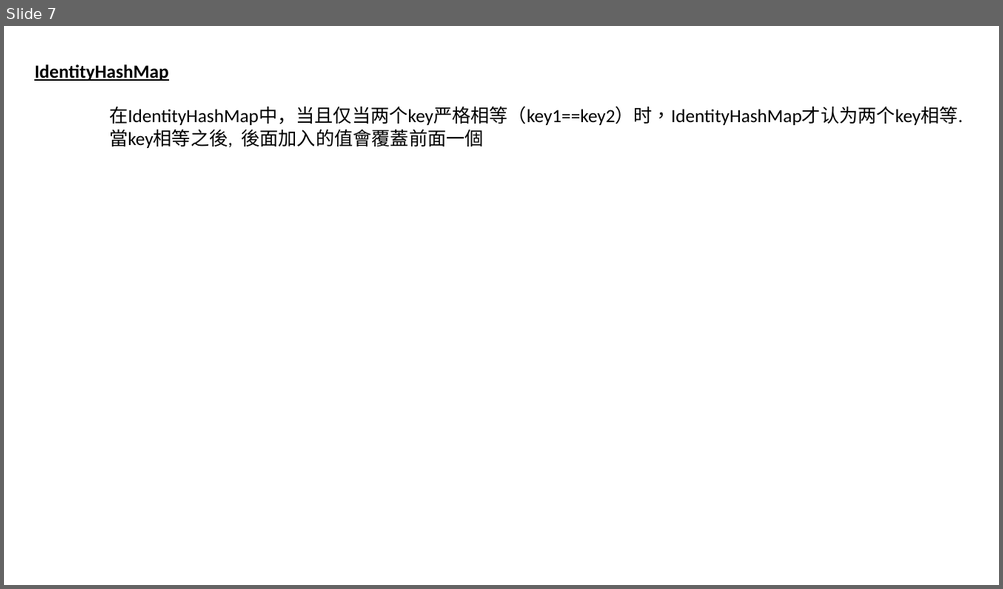
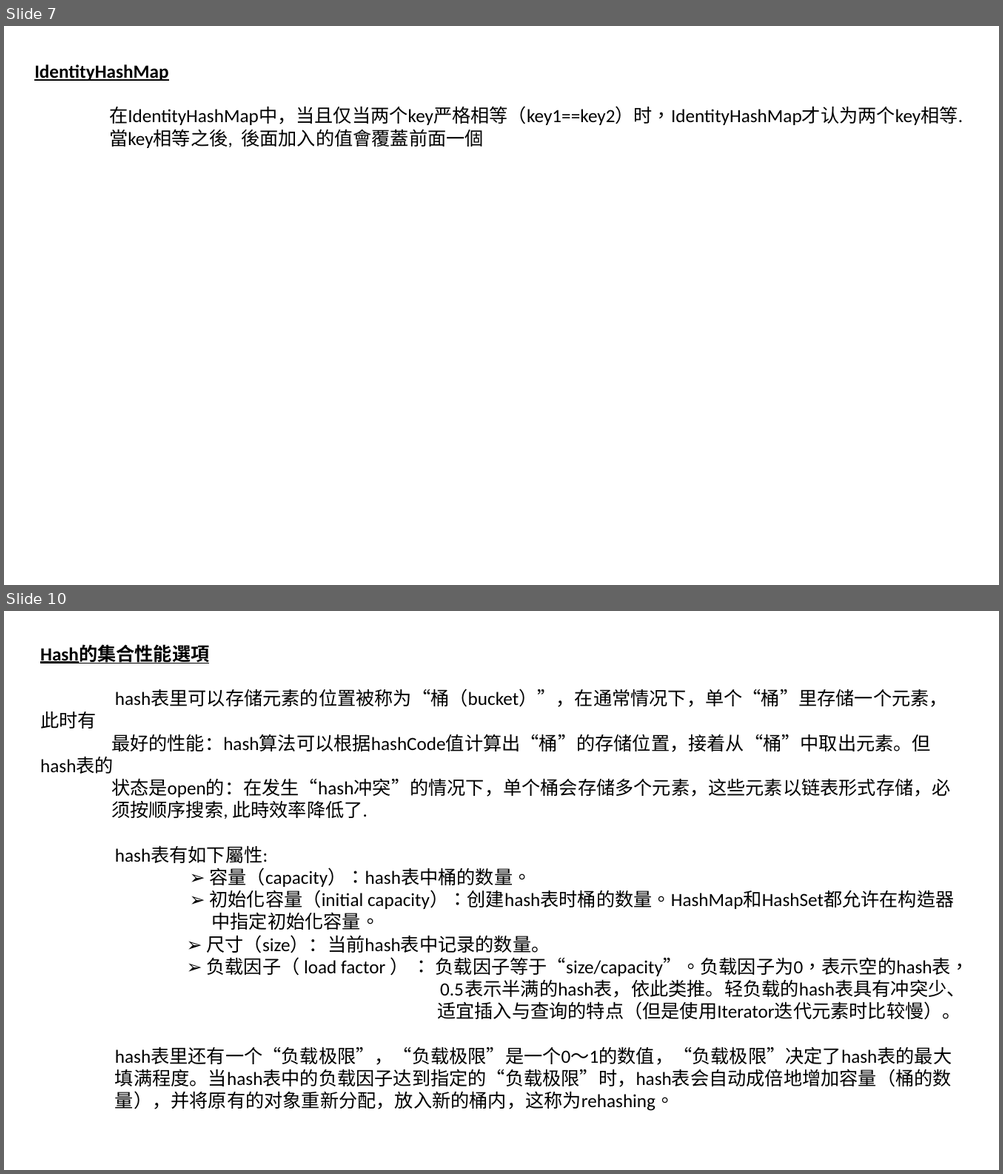
Before and after one commit to luchaojun/ChaojunStudy, a slide deck: JavaStudy/JavaStudyNote/Collection-Map/Java_Map.pptx. Shown one above the other, each under a label of ours: slide 7 before the commit, slides 7 and 10 after it; the slides between them are not shown. The pictures are 1003x589 and 1003x1174 pixels, drawn with LibreOffice and Linux fonts; fonts in the diff are those of the drawing. Boxes give left, top, right and bottom in pixels: in the first picture for what was removed or moved away, otherwise in the second. Text is boxed around its words. In the diff, an @@ line names an element or a change of style, - is before the commit and + after.

Commit message:
Add the hash content into pptx

```diff
--- a/JavaStudy/JavaStudyNote/Collection-Map/Java_Map.pptx
+++ b/JavaStudy/JavaStudyNote/Collection-Map/Java_Map.pptx
@@ slide 10 added at <box>4,611,999,1170</box>, background #FFFFFF @@
@@ text added at <box>40,645,969,1111</box>, 18 pt, text #000000 @@
+Hash的集合性能選項
+hash表里可以存储元素的位置被称为“桶（bucket）”，在通常情况下，单个“桶”里存储一个元素，此时有
+最好的性能：hash算法可以根据hashCode值计算出“桶”的存储位置，接着从“桶”中取出元素。但hash表的
+状态是open的：在发生“hash冲突”的情况下，单个桶会存储多个元素，这些元素以链表形式存储，必
+须按顺序搜索, 此時效率降低了.
+hash表有如下屬性:
+➢ 容量（capacity）：hash表中桶的数量。
+➢ 初始化容量（initial capacity）：创建hash表时桶的数量。HashMap和HashSet都允许在构造器
+中指定初始化容量。
+➢ 尺寸（size）：当前hash表中记录的数量。
+➢ 负载因子（ load factor ） ： 负载因子等于“size/capacity”。负载因子为0，表示空的hash表，
+0.5表示半满的hash表，依此类推。轻负载的hash表具有冲突少、
+适宜插入与查询的特点（但是使用Iterator迭代元素时比较慢）。
+    hash表里还有一个“负载极限”，“负载极限”是一个0～1的数值，“负载极限”决定了hash表的最大填满程度。当hash表中的负载因子达到指定的“负载极限”时，hash表会自动成倍地增加容量（桶的数量），并将原有的对象重新分配，放入新的桶内，这称为rehashing。
```
Also in this commit, not shown: 2 other slides added.
